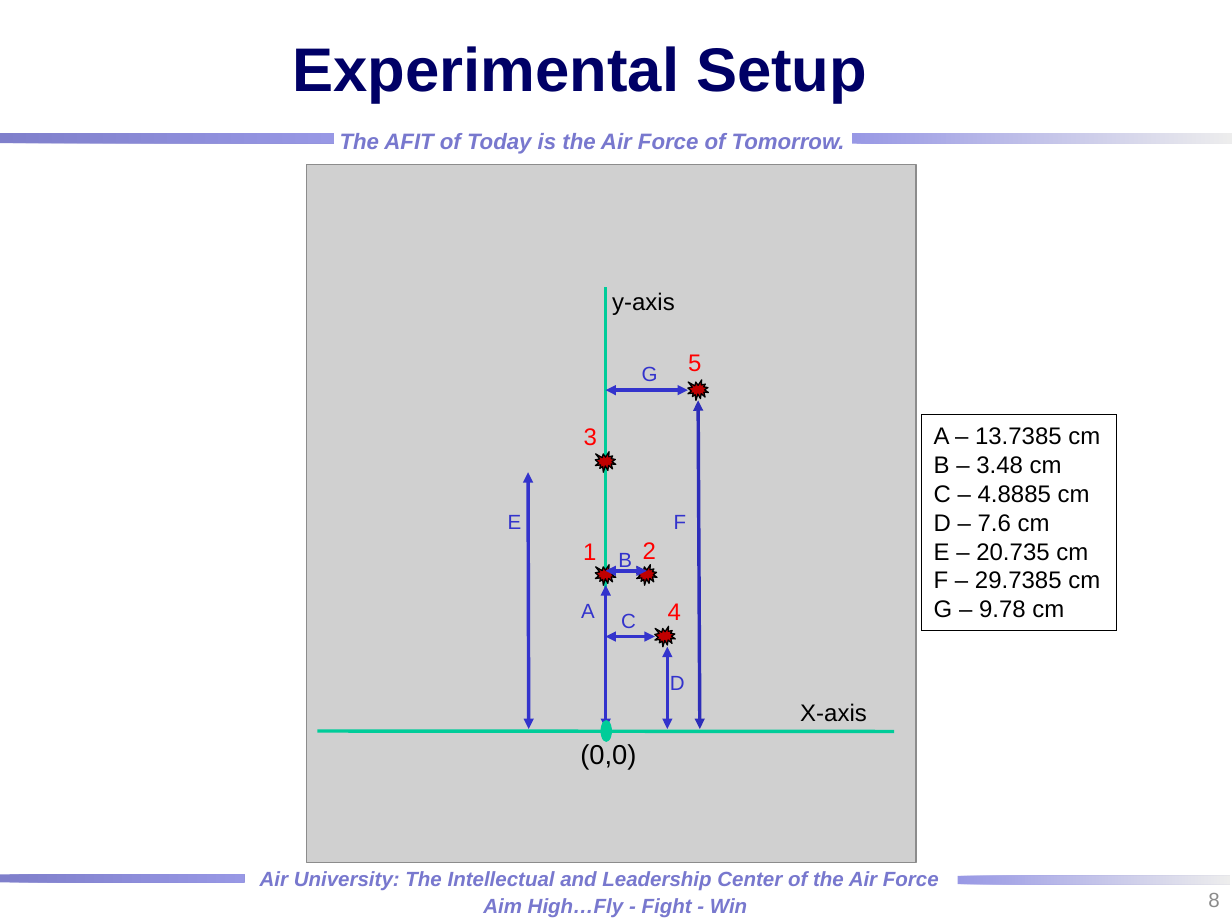
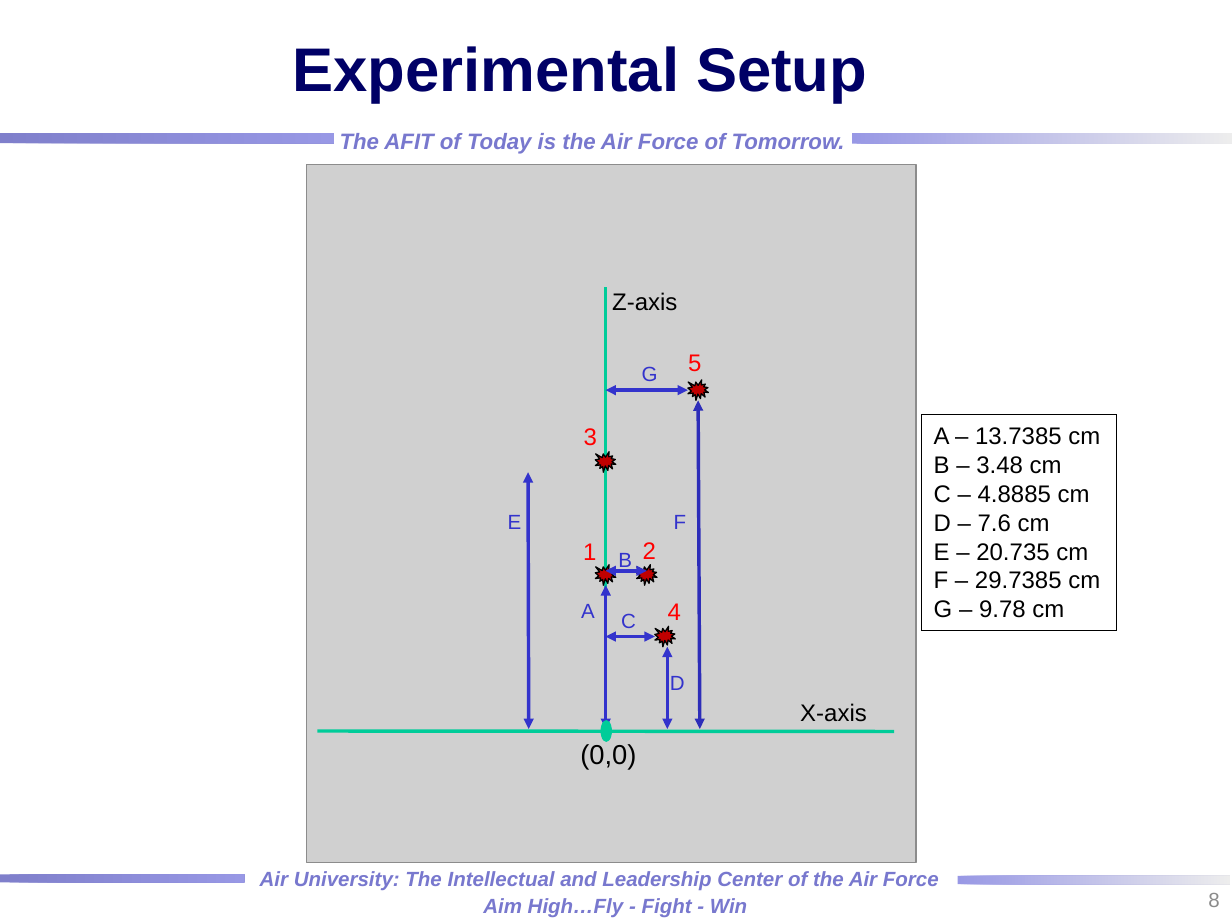
Before and after one commit to rtorzilli/GeDetector-Project, a slide deck: slide 8 of Report/HPGe_Automation Optimization_MCNP_Model.pptx. Drawn at 1232x924 pixels with LibreOffice and Linux fonts; fonts in the diff are those of the drawing; grey boxes stand for pictures; background and template pictures are left out. Boxes give left, top, right and bottom in pixels: in the first picture for what was removed or moved away, otherwise in the second. Text is boxed around its words. In the diff, an @@ line names an element or a change of style, - is before the commit and + after.

```diff
--- a/Report/HPGe_Automation Optimization_MCNP_Model.pptx
+++ b/Report/HPGe_Automation Optimization_MCNP_Model.pptx
@@ text at [612, 292, 677, 311]: text changed @@
-y-axis
+Z-axis
```
Also in this commit, not shown: 3 other slides changed, 8 slides added, 1 slide removed, 3 other files.
